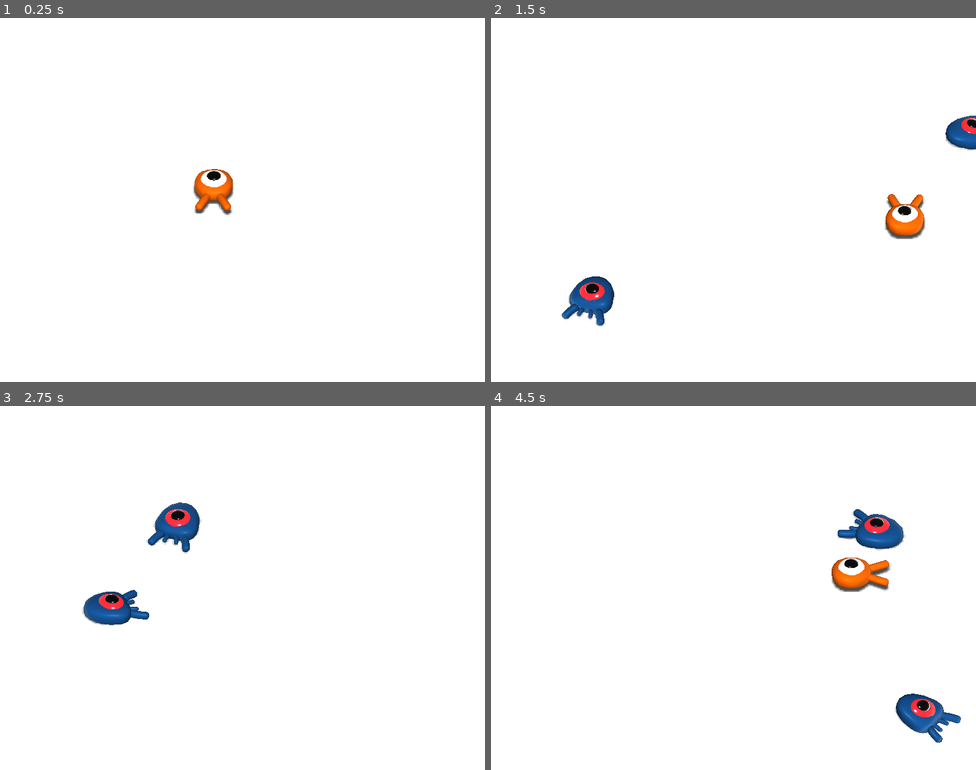
Above: before the commit, frames 1-4 (two rows, left to right).
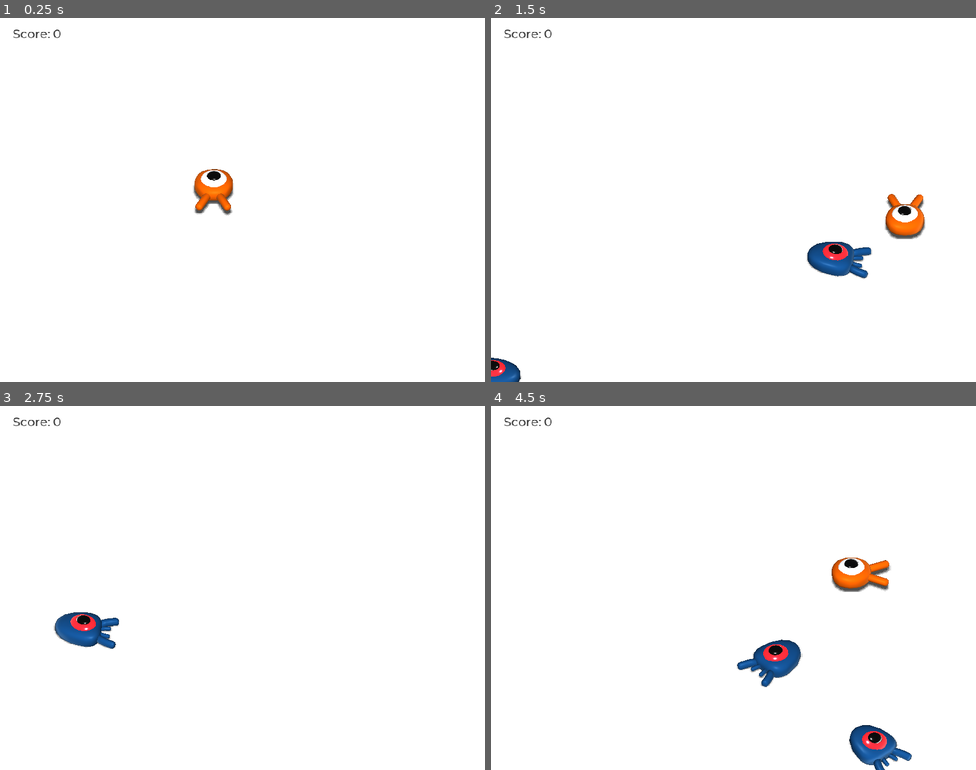
Above: after the commit, the same moments.

Repository: telmotrooper/squash-the-creeps
Game: Godot game, scene res://Main.tscn
Same seed, same stepped clock (60 frames per second), same inputs: the game is played once before the commit and once after it.
Inputs:
- Up to frame 1 (0.25 s): no input
- Up to frame 2 (1.5 s): tap Enter (ui_accept) at 0.5, 1.35 s; hold Right (move_right) 0.53-1.28 s; hold Enter (ui_accept) 0.53-1.28 s; tap Space (jump) at 0.77 s; hold Down (move_back) from 1.28 s (still down)
- Up to frame 3 (2.75 s): tap Space (jump) at 1.52 s; release Down (move_back) at 2.03 s; hold Right (move_right) from 2.03 s (still down); hold Enter (ui_accept) from 2.03 s (still down)
- Up to frame 4 (4.5 s): release Right (move_right) at 2.78 s; release Enter (ui_accept) at 2.78 s; hold Up (move_forward) 2.78-3.53 s; tap Enter (ui_accept) at 2.85, 4.35 s; tap Space (jump) at 3.02, 3.77 s; hold Enter (ui_accept) 3.53-4.28 s; hold Left (move_left) from 3.53 s (still down)

The runs differ from the first frame. In frame 1, less than 0.1% of the frame differs, in the area x 2-13%, y 3-6%; in frame 2, 2.9%; in frame 3, 2.8%; in frame 4, 4.0%, in the area x 2-97%, y 3-100%.

Commit message:
Implemented retry

Diff:
--- a/Main.gd
+++ b/Main.gd
@@ -5,7 +5,11 @@
 func _ready():
   randomize()
 
-func _on_Timer_timeout():
+func _unhandled_input(event):
+  if event.is_action_pressed("ui_accept") and $UserInterface/Retry.visible:
+    get_tree().reload_current_scene()
+
+func _on_MobTimer_timeout():
   var mob = mob_scene.instance()
 
   var mob_spawn_location = $SpawnPath/SpawnLocation
@@ -15,7 +19,8 @@
 
   add_child(mob)
   mob.initiliaze(mob_spawn_location.translation, player_position)
-
+  mob.connect("squashed", $UserInterface/ScoreLabel, "_on_Mob_squashed")
 
 func _on_Player_hit():
   $MobTimer.stop()
+  $UserInterface/Retry.show()
--- a/Main.tscn
+++ b/Main.tscn
@@ -1,7 +1,9 @@
-[gd_scene load_steps=8 format=2]
+[gd_scene load_steps=10 format=2]
 
 [ext_resource path="res://Player.tscn" type="PackedScene" id=1]
 [ext_resource path="res://Main.gd" type="Script" id=2]
+[ext_resource path="res://ui_theme.tres" type="Theme" id=3]
+[ext_resource path="res://ScoreLabel.gd" type="Script" id=4]
 
 [sub_resource type="BoxShape" id=1]
 extents = Vector3( 30, 1, 30 )
@@ -84,5 +86,40 @@
 wait_time = 0.7
 autostart = true
 
+[node name="UserInterface" type="Control" parent="."]
+anchor_right = 1.0
+anchor_bottom = 1.0
+theme = ExtResource( 3 )
+__meta__ = {
+"_edit_use_anchors_": false
+}
+
+[node name="ScoreLabel" type="Label" parent="UserInterface"]
+margin_left = 24.0
+margin_top = 16.0
+margin_right = 75.0
+margin_bottom = 30.0
+custom_colors/font_color = Color( 0.258824, 0.258824, 0.258824, 1 )
+text = "Score: 0"
+script = ExtResource( 4 )
+__meta__ = {
+"_edit_use_anchors_": false
+}
+
+[node name="Retry" type="ColorRect" parent="UserInterface"]
+visible = false
+anchor_right = 1.0
+anchor_bottom = 1.0
+color = Color( 0, 0, 0, 0.235294 )
+
+[node name="Label" type="Label" parent="UserInterface/Retry"]
+anchor_top = 0.5
+anchor_right = 1.0
+anchor_bottom = 0.5
+margin_top = -15.5
+margin_bottom = 15.5
+text = "Press enter to retry"
+align = 1
+
 [connection signal="hit" from="Player" to="." method="_on_Player_hit"]
-[connection signal="timeout" from="MobTimer" to="." method="_on_Timer_timeout"]
+[connection signal="timeout" from="MobTimer" to="." method="_on_MobTimer_timeout"]
--- a/Mob.tscn
+++ b/Mob.tscn
@@ -4,6 +4,7 @@
 [ext_resource path="res://Mob.gd" type="Script" id=2]
 
 [sub_resource type="BoxShape" id=1]
+extents = Vector3( 1, 1.20057, 1 )
 
 [node name="Mob" type="KinematicBody" groups=[
 "mobs",
--- /dev/null
+++ b/ScoreLabel.gd
@@ -0,0 +1,7 @@
+extends Label
+
+var score = 0
+
+func _on_Mob_squashed():
+  score += 1
+  text = "Score: %s" % score
--- /dev/null
+++ b/ui_theme.tres
@@ -0,0 +1,10 @@
+[gd_resource type="Theme" load_steps=3 format=2]
+
+[ext_resource path="res://fonts/Montserrat-Medium.ttf" type="DynamicFontData" id=1]
+
+[sub_resource type="DynamicFont" id=1]
+size = 24
+font_data = ExtResource( 1 )
+
+[resource]
+default_font = SubResource( 1 )
